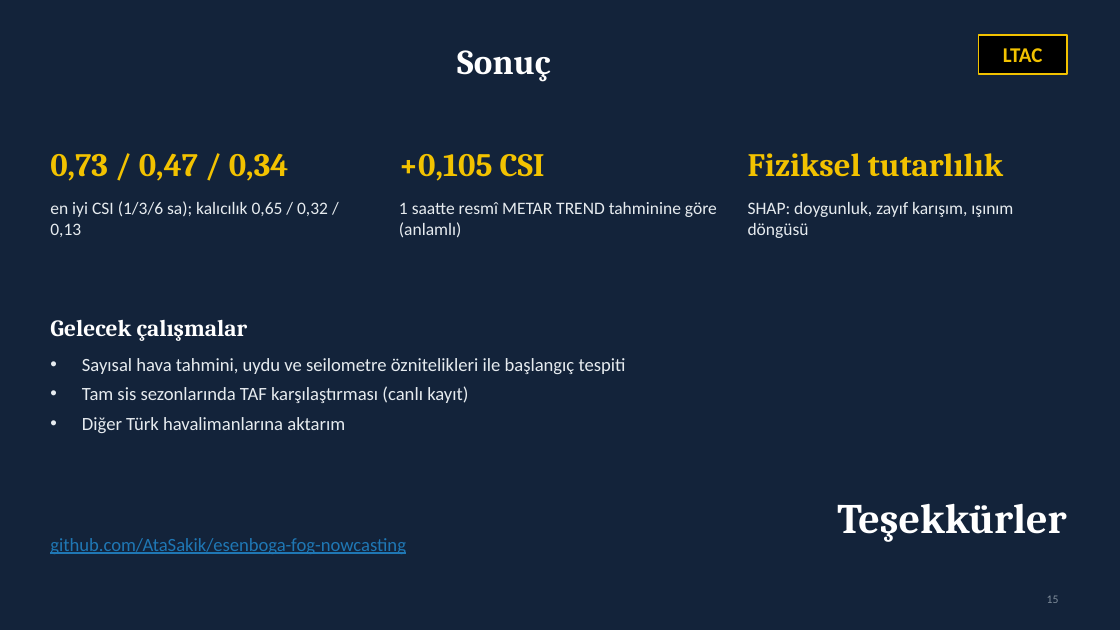
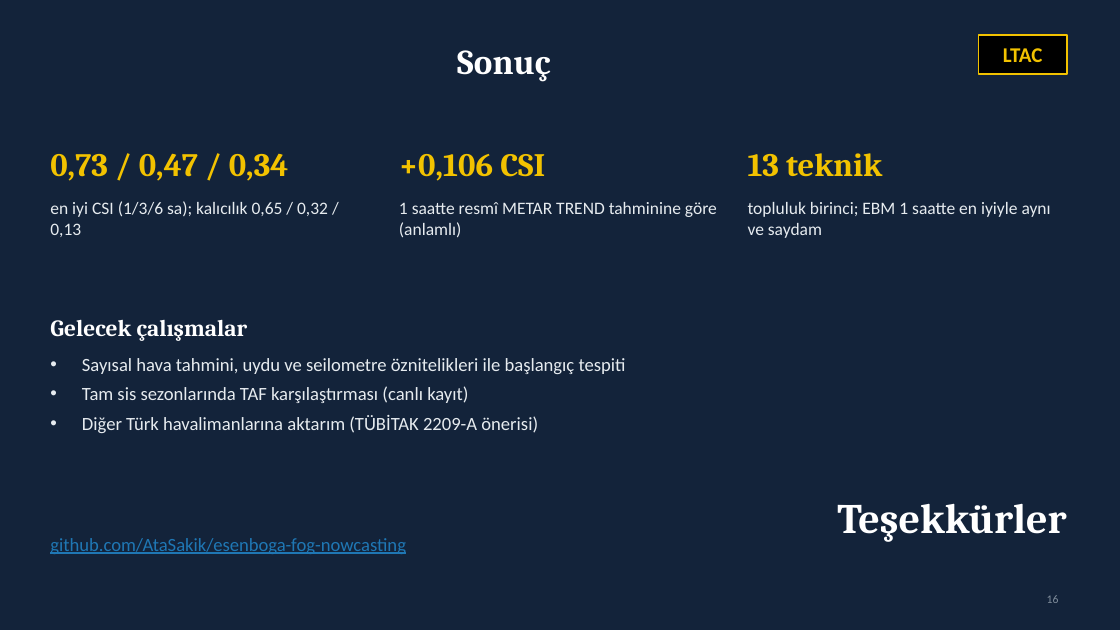
Before and after one commit to AtaSakik/esenboga-fog-nowcasting, a slide deck: slide 16 of presentation/Esenboga_Sunum_TR.pptx (slide 15 before the commit). Drawn at 1120x630 pixels with LibreOffice and Linux fonts; fonts in the diff are those of the drawing. Boxes give left, top, right and bottom in pixels: in the first picture for what was removed or moved away, otherwise in the second. Text is boxed around its words. In the diff, an @@ line names an element or a change of style, - is before the commit and + after.

```diff
--- a/presentation/Esenboga_Sunum_TR.pptx
+++ b/presentation/Esenboga_Sunum_TR.pptx
@@ text at [399,154,545,181]: text changed @@
-+0,105 CSI
++0,106 CSI
@@ text at [748,153,882,177]: text changed @@
-Fiziksel tutarlılık
+13 teknik
@@ text at [748,202,1051,238]: text changed @@
-SHAP: doygunluk, zayıf karışım, ışınım döngüsü
+topluluk birinci; EBM 1 saatte en iyiyle aynı ve saydam
@@ text at [82,415,538,433]: text changed @@
-• Diğer Türk havalimanlarına aktarım
+• Diğer Türk havalimanlarına aktarım (TÜBİTAK 2209-A önerisi)
```
Also in this commit, not shown: 6 other slides changed, 1 slide added, 9 other files.
